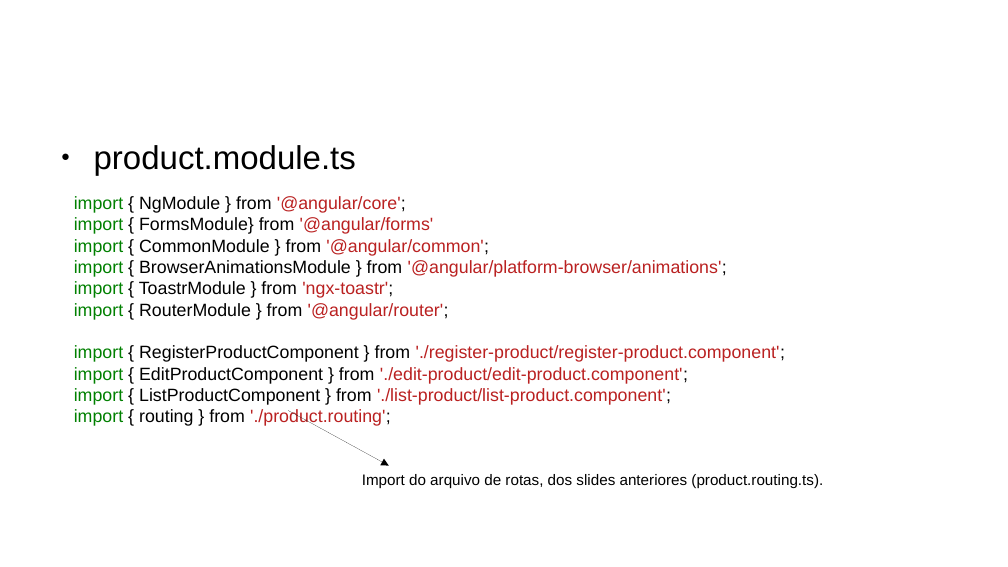
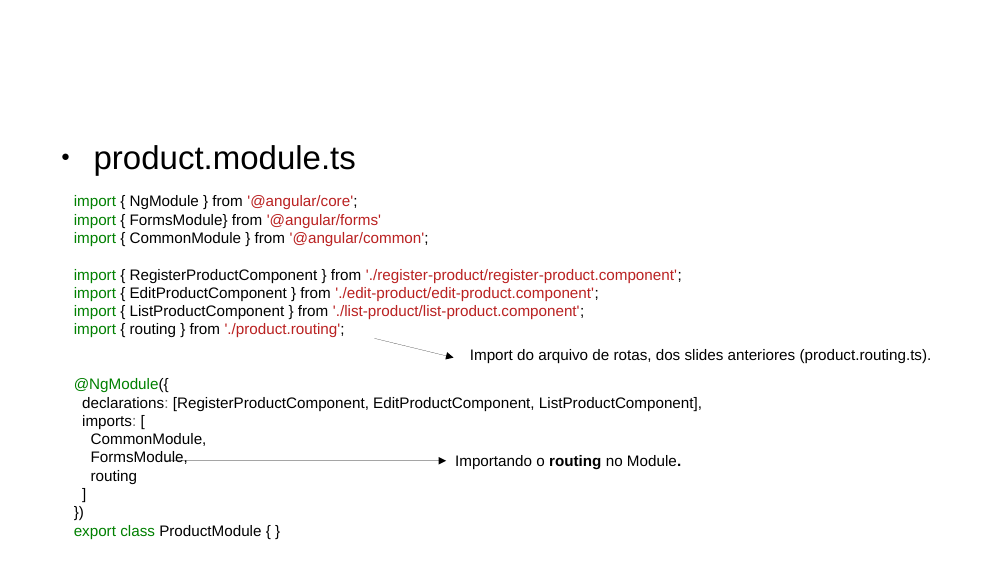
Before and after one commit to CCastro01/PIW-2019_1, a slide deck: slide 12 of SLIDES/14 - Refatoração do Projeto CRUD.odp (slide 13 before the commit). Drawn at 1008x567 pixels with LibreOffice and Linux fonts; fonts in the diff are those of the drawing; background and template pictures are left out. Boxes give left, top, right and bottom in pixels: in the first picture for what was removed or moved away, otherwise in the second. Text is boxed around its words. In the diff, an @@ line names an element or a change of style, - is before the commit and + after.

```diff
--- a/SLIDES/14 - Refatoração do Projeto CRUD.odp
+++ b/SLIDES/14 - Refatoração do Projeto CRUD.odp
@@ text at (x1=74, y1=195, x2=682, y2=337): size 14 to 12 pt in "import { NgModule } from '@angular/core';", "import { FormsModule} from '@angular/forms'", "import { CommonModule } from '@angular/common';", "import { RegisterProductComponent } from './register-product ..." and 3 more places @@
@@ text at (x1=74, y1=260, x2=727, y2=320): paragraphs removed @@
-import { BrowserAnimationsModule } from '@angular/platform-browser/animations';
-import { ToastrModule } from 'ngx-toastr';
-import { RouterModule } from '@angular/router';
@@ arrow added from (374, 338) to (454, 358), #000000 0 pt @@
@@ text "Import do arquivo de rotas, ..." moved from (x1=362, y1=474, x2=823, y2=488) to (x1=470, y1=349, x2=932, y2=363) @@
@@ text at (x1=74, y1=378, x2=702, y2=539): paragraphs added @@
+@NgModule({
+declarations: [RegisterProductComponent, EditProductComponent, ListProductComponent],
+imports: [
+CommonModule,
+FormsModule,
+routing
+]
+})
+export class ProductModule { }
@@ arrow moved from (288, 411) - (389, 466) to (166, 461) - (446, 461) @@
@@ text added at (x1=455, y1=455, x2=681, y2=469), 12 pt, text #000000 @@
+Importando o routing no Module.
```
Also in this commit, not shown: 6 other slides changed, 2 slides removed, 12 other files.
